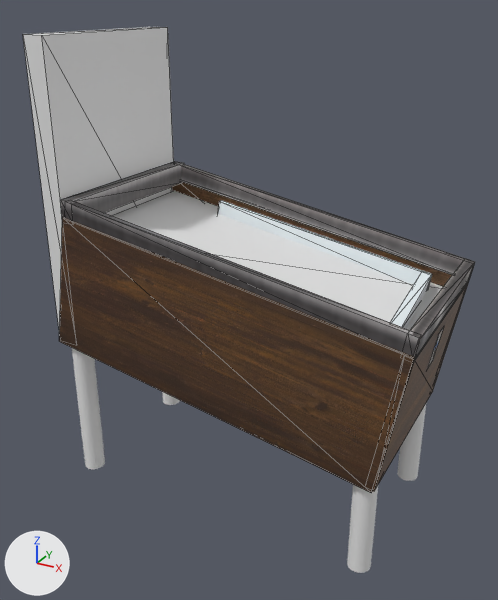
A saved change to the OBJ model Models/pinball.obj.
Both versions are drawn from a camera (50 mm lens) standing at (37.8, -76.1, 31.4) and looking at (-3.1, -1.7, -5.8). The axes (+X, +Y, +Z) are drawn at lower left. The lights are the same throughout. Mesh edges are drawn as thin lines on the coarser meshes. Where no turn or scale is listed for an object, it has been applied to the vertices.

Before the edit, the objects in view are built like this:
```python
ob_cube = bpy.data.objects.new('Cube', me_cube)
ob_cube.location = (0.0, 0.0, 0.0)
ob_cube_001 = bpy.data.objects.new('Cube.001', me_cube_001)
ob_cube_001.location = (0.0, 0.0, 0.0)
ob_cube_003 = bpy.data.objects.new('Cube.003', me_cube_003)
ob_cube_003.location = (0.0, 0.0, 0.0)
ob_cube_006 = bpy.data.objects.new('Cube.006', me_cube_006)
ob_cube_006.location = (0.0, 0.0, 0.0)
ob_cube_007 = bpy.data.objects.new('Cube.007', me_cube_007)
ob_cube_007.location = (0.0, 0.0, 0.0)
ob_cube_009 = bpy.data.objects.new('Cube.009', me_cube_009)
ob_cube_009.location = (0.0, 0.0, 0.0)
ob_plane = bpy.data.objects.new('Plane', me_plane)
ob_plane.location = (0.0, 0.0, 0.0)
# also in view: 'Cube.008' at (-25.8, -0.3, 7.3); 'Cylinder.002' at (-25.5, -10.5, -21.6); 'Cube.005' at (20.4, -0.3, -11.7); 'Cube.004' at (21.9, -0.3, -1.6); 'Cylinder' at (17.7, 10.2, -24.2)
```
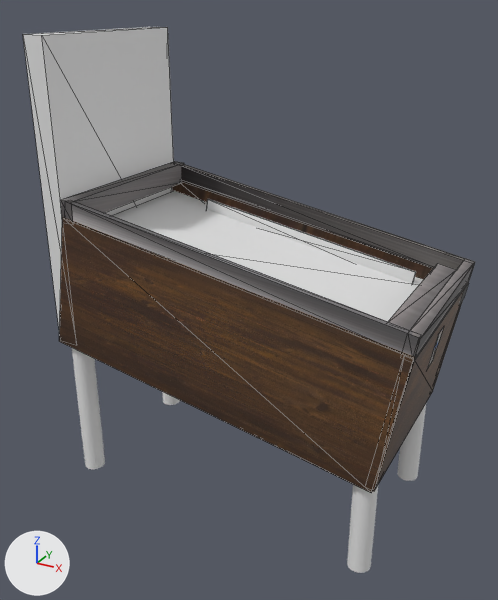
Commit message: Modelo pinball
Version 3 del modelo de pinball

Pixel boxes [x1, y1, x2, y2] of what changed, in the pictures (498 x 600 px):
'Cube.007', recoloured, mesh rescaled
    before: [218, 200, 433, 284]
    after: [206, 199, 416, 283]
'Cube.006', recoloured, reshaped
    before: [390, 272, 431, 328]
    after: [388, 264, 456, 330]
'Plane.004', added
    after: [459, 285, 468, 305]
part 1 of me_cube, surface changed
    both: [72, 202, 419, 356]
part 2 of me_cube_001, surface changed
    before: [181, 164, 472, 275]
    after: [181, 164, 472, 270]
part 5 of me_cube_009, surface changed
    both: [60, 161, 184, 221]

Diff of the bpy script that builds the scene:
```diff
--- a/Models/pinball.obj.py
+++ b/Models/pinball.obj.py
@@ me_cube @@
 me_cube.from_pydata(...)  # 8 vertices, 12 faces; spans x -23.8..22.7, y -12.9..-12.0, z -2.7..7.8
+# me_cube part 1: texture (UV) coordinates of 12 of 12 faces, centred in x -23.7..22.6, y -12.9..-12.0, z -1.9..7.0, changed; they spanned u 0.01..0.99, v 0.02..0.98 and now span u 0.0..0.39, v 0.41..0.81
 me_cube.materials.append(mat_material_004)
@@ me_cube_001 @@
 me_cube_001.from_pydata(...)  # 8 vertices, 12 faces; spans x -24.3..22.8, y 11.7..12.5, z -2.7..7.9
+# me_cube_001 part 2: texture (UV) coordinates of 12 of 12 faces, centred in x -24.1..22.7, y 11.7..12.5, z -1.9..7.1, changed; they spanned u 0.0..1.0, v 0.0..1.0 and now span u 0.41..1.0, v 0.0..0.9
 me_cube_001.materials.append(mat_material_004)
@@ me_cube_006 @@
 me_cube_006.from_pydata(...)  # 8 vertices, 12 faces; spans x 16.3..19.6, y -9.7..9.6, z -4.9..-1.7
-me_cube_006.vertices[0].co = (17.8, -9.7, -4.7)
-me_cube_006.vertices[1].co = (18.2, -9.6, -1.7)
-me_cube_006.vertices[2].co = (16.3, 9.4, -4.7)
-me_cube_006.vertices[3].co = (16.8, 9.5, -1.7)  # pixel (422, 271)
-me_cube_006.vertices[4].co = (19.1, -9.6, -4.9)
-me_cube_006.vertices[5].co = (19.6, -9.5, -1.9)
-me_cube_006.vertices[6].co = (17.7, 9.6, -4.9)
-me_cube_006.vertices[7].co = (18.1, 9.6, -1.9)  # pixel (432, 274)
-me_cube_006.materials.append(mat_material)  # white #f2fbff
+# me_cube_006 part 3
+me_cube_006.vertices[0].co = (18.4, -12.0, -2.9)
+me_cube_006.vertices[1].co = (18.9, -12.0, 0.1)
+me_cube_006.vertices[2].co = (18.4, 8.4, -2.9)
+me_cube_006.vertices[3].co = (18.9, 8.4, 0.1)  # pixel (437, 263)
+me_cube_006.vertices[4].co = (20.9, -12.0, -3.3)
+me_cube_006.vertices[5].co = (21.4, -12.0, -0.3)
+me_cube_006.vertices[6].co = (20.9, 8.4, -3.3)
+me_cube_006.vertices[7].co = (21.4, 8.4, -0.3)  # pixel (456, 269)
+me_cube_006.materials.append(mat_metal_cromado_001)  # picture img_metalcromado_tga
@@ me_cube_007 @@
 me_cube_007.from_pydata(...)  # 8 vertices, 12 faces; spans x -14.5..18.2, y 9.1..9.6, z -4.3..3.7
-me_cube_007.materials.append(mat_material)  # white #f2fbff
+# me_cube_007 part 4: the whole mesh is scaled about its middle by (1, 0.32, 1), then moved by (-2.2, 0.0, 0.0)
+me_cube_007.materials.append(mat_material_005)  # white #e7e7e7
@@ me_cube_009 @@
 me_cube_009.from_pydata(...)  # 8 vertices, 12 faces; spans x -24.3..-22.4, y -12.9..12.5, z 4.9..7.9
+# me_cube_009 part 5: texture (UV) coordinates of 12 of 12 faces, centred in x -24.3..-22.4, y -12.9..12.5, z 4.9..7.9, changed; they spanned u 0.01..0.99, v 0.03..0.97 and now span u 0.41..0.8, v 0.41..0.8
 me_cube_009.materials.append(mat_material_004)
@@ me_plane @@
 me_plane.from_pydata(...)  # 4 vertices, 2 faces; spans x -23.9..21.0, y -12.4..12.0, z -4.6..3.5
+me_plane.materials.append(mat_material_005)  # white #e7e7e7
@@ me_plane_004 @@
+me_plane_004.from_pydata([(22.42, 9.5, -3.34), (22.03, 9.5, -5.59), (22.42, 12.31, -3.34), (22.03, 12.31, -5.59)], [], [(0, 3, 2), (0, 1, 3)])
+me_plane_004.materials.append(mat_material_005)  # white #e7e7e7
@@ ob_plane_004 @@
+ob_plane_004 = bpy.data.objects.new('Plane.004', me_plane_004)
+ob_plane_004.location = (0.0, 0.0, 0.0)
```
